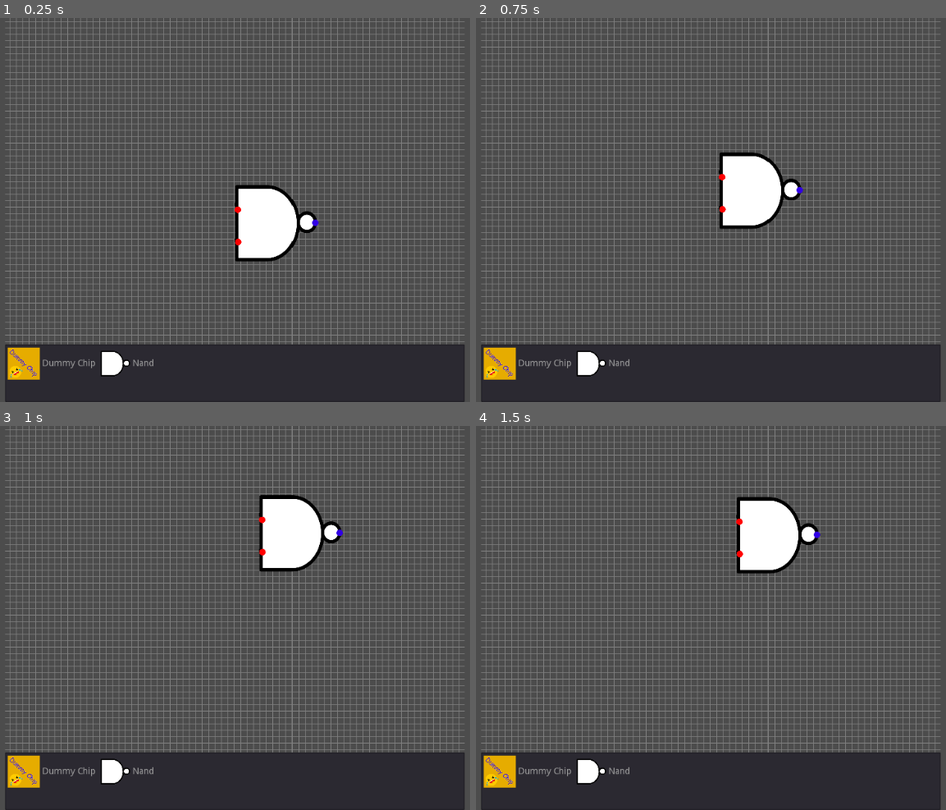
Above: before the commit, frames 1-4 (two rows, left to right).
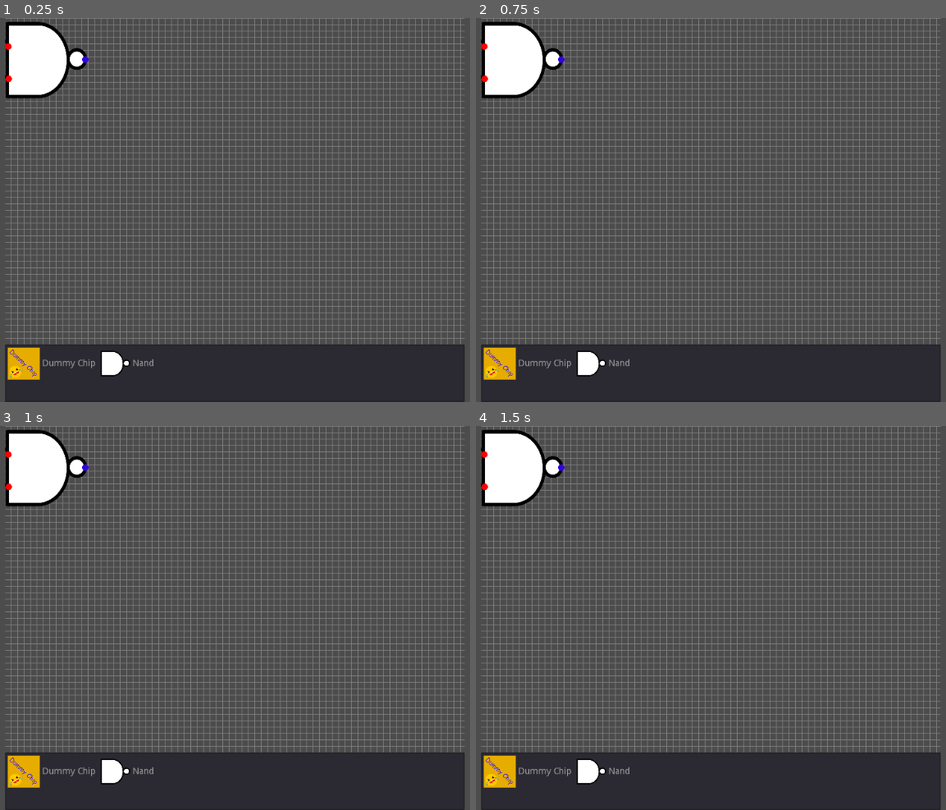
Above: after the commit, the same moments.

Repository: SeanFxyz/assembler_exemplar
Game: Godot game, scene res://scenes/ChipDesigner/ChipDesigner.tscn
Same seed, same stepped clock (60 frames per second), same inputs: the game is played once before the commit and once after it. This scene is started directly instead of the project's main scene.
Inputs (mouse positions are in pixels of both pictures, inside the frame that each line leads up to):
- Up to frame 1 (0.25 s): no input
- Up to frame 2 (0.75 s): tap Enter at 0.5 s; drag from (753, 225) to (776, 125) at 0.52 s
- Up to frame 3 (1 s): no input
- Up to frame 4 (1.5 s): drag from (579, 637) to (776, 537) at 1.27 s

The runs differ from the first frame. In frame 1, 32% of the frame differs, in the area x 1-99%, y 0-86%; in frame 2, 32%; in frame 3, 32%; in frame 4, 32%.
Error before the commit: Parse Error: The identifier "chip_countainer" isn't declared in the current scope. (res://scenes/ChipDesigner/Canvas/Canvas.gd:23)

Commit message:
Added Dummy.tscn, chip instantiation code

Diff:
--- a/src/scenes/ChipDesigner/Canvas/Canvas.gd
+++ b/src/scenes/ChipDesigner/Canvas/Canvas.gd
@@ -4,8 +4,10 @@
 signal mouse_on
 signal mouse_off
 
-onready var viewport := $Viewport
+onready var viewport       := $Viewport
+onready var camera         := $Viewport/Camera2D
 onready var chip_container := $Viewport/Chips
+
 var has_mouse := true
 
 func _process(_delta):
@@ -18,6 +20,9 @@
 			emit_signal("mouse_off")
 		has_mouse = false
 
-func add_chip(chip_name):
+func add_chip(chip_scene):
+	var new_chip = chip_scene.instance()
+	new_chip.position = viewport.get_mouse_position()
+	new_chip.is_dragged = true
 
-	chip_countainer.add_child()
+	chip_container.add_child(new_chip)
--- a/src/scenes/ChipDesigner/Canvas/Canvas.tscn
+++ b/src/scenes/ChipDesigner/Canvas/Canvas.tscn
@@ -23,6 +23,7 @@
 physics_object_picking = true
 
 [node name="Camera2D" type="Camera2D" parent="Viewport"]
+anchor_mode = 0
 current = true
 script = ExtResource( 3 )
 
--- /dev/null
+++ b/src/scenes/ChipDesigner/CanvasChips/Dummy.tscn
@@ -0,0 +1,32 @@
+[gd_scene load_steps=6 format=2]
+
+[ext_resource path="res://images/chips/DummyChip.png" type="Texture" id=1]
+[ext_resource path="res://scenes/ChipDesigner/CanvasChips/CanvasChip.gd" type="Script" id=2]
+[ext_resource path="res://scenes/ChipDesigner/CanvasChips/ChipInput.tscn" type="PackedScene" id=3]
+[ext_resource path="res://scenes/ChipDesigner/CanvasChips/ChipOutput.tscn" type="PackedScene" id=5]
+
+[sub_resource type="RectangleShape2D" id=1]
+extents = Vector2( 64, 60.9454 )
+
+[node name="Nand" type="Area2D"]
+script = ExtResource( 2 )
+chip_type = "Nand"
+
+[node name="CollisionShape2D" type="CollisionShape2D" parent="."]
+position = Vector2( 64, 66.3784 )
+shape = SubResource( 1 )
+
+[node name="Sprite" type="Sprite" parent="."]
+scale = Vector2( 0.278261, 0.299065 )
+texture = ExtResource( 1 )
+centered = false
+
+[node name="Inputs" type="Node2D" parent="."]
+
+[node name="ChipInput" parent="Inputs" instance=ExtResource( 3 )]
+position = Vector2( 0, 70 )
+
+[node name="Outputs" type="Node2D" parent="."]
+
+[node name="ChipOutput" parent="Outputs" instance=ExtResource( 5 )]
+position = Vector2( 130, 70 )
--- a/src/scenes/ChipDesigner/ChipDesigner.gd
+++ b/src/scenes/ChipDesigner/ChipDesigner.gd
@@ -2,9 +2,20 @@
 
 onready var canvas_switcher := $CanvasSwitcher
 onready var current_canvas := $Canvas
-onready var item_selected = false
-onready var mouse_moved_to_canvas = false
-onready var selected_item
+onready var item_selected := false
+onready var mouse_moved_to_canvas := false
+onready var selected_item : String
+
+var Dummy:PackedScene=preload("res://scenes/ChipDesigner/CanvasChips/Dummy.tscn")
+var Nand:PackedScene=preload("res://scenes/ChipDesigner/CanvasChips/Nand.tscn")
+var Not:PackedScene=preload("res://scenes/ChipDesigner/CanvasChips/Not.tscn")
+# TODO: Add the rest of the chips as PackedScene variables
+
+var chip_scenes := {
+	"Dummy Chip": Dummy,
+	"Nand": Nand,
+	"Not":  Not,
+}
 
 func _on_ItemList_item_selected(index):
 	print("item clicked")
@@ -18,5 +29,6 @@
 
 func _on_Canvas_mouse_on():
 	if item_selected == true:
-		current_canvas.add_chip(selected_item)
-	pass # Replace with function body.
+		item_selected = false
+		print("ChipDesginer: adding chip to canvas")
+		current_canvas.add_chip(chip_scenes[selected_item])
